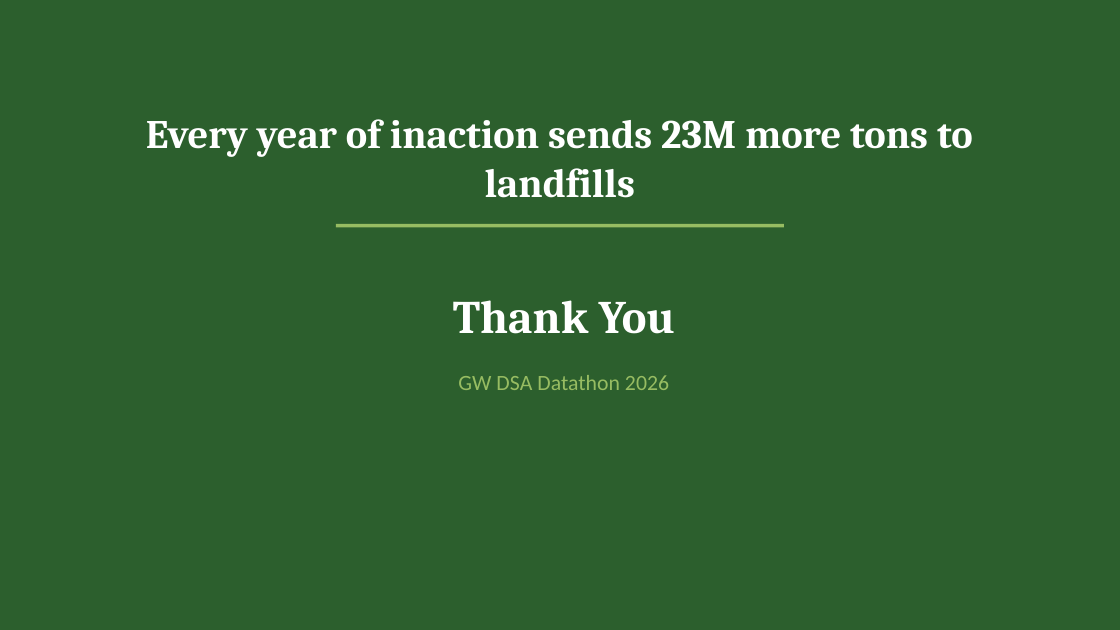
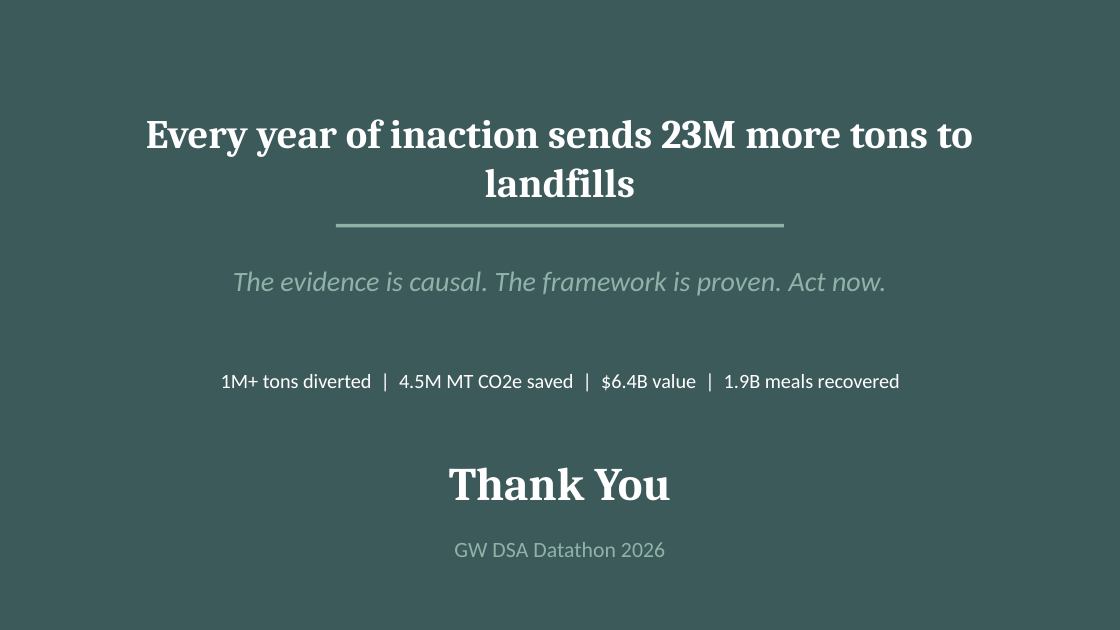
Before and after one commit to Asbetos/Datathon-Spring-2026, a slide deck: slide 17 of outputs/final/presentation.pptx. Drawn at 1120x630 pixels with LibreOffice and Linux fonts; fonts in the diff are those of the drawing. Boxes give left, top, right and bottom in pixels: in the first picture for what was removed or moved away, otherwise in the second. Text is boxed around its words. In the diff, an @@ line names an element or a change of style, - is before the commit and + after.

```diff
--- a/outputs/final/presentation.pptx
+++ b/outputs/final/presentation.pptx
@@ background #2C5F2D to #3D5A5B @@
@@ rectangle at (336,224,784,227): fill #97BC62 to #8FB3A8 @@
@@ text added at (233,272,886,296), 18 pt, text #8FB3A8, italic @@
+The evidence is causal. The framework is proven. Act now.
@@ text added at (221,374,900,390), 13 pt, text #FFFFFF @@
+1M+ tons diverted | 4.5M MT CO2e saved | $6.4B value | 1.9B meals recovered
@@ text "Thank You": place and size @@
-text "Thank You" at (453,300,675,334)
+text "Thank You" at (449,467,671,501)
@@ text "GW DSA Datathon 2026": place and size @@
-text "GW DSA Datathon 2026" at (458,375,669,390)
+text "GW DSA Datathon 2026" at (454,542,665,557)
@@ text "GW DSA Datathon 2026" at (454,542,665,557): text colour #97BC62 to #8FB3A8 @@
```
Also in this commit, not shown: 16 other slides changed, 35 other files.
